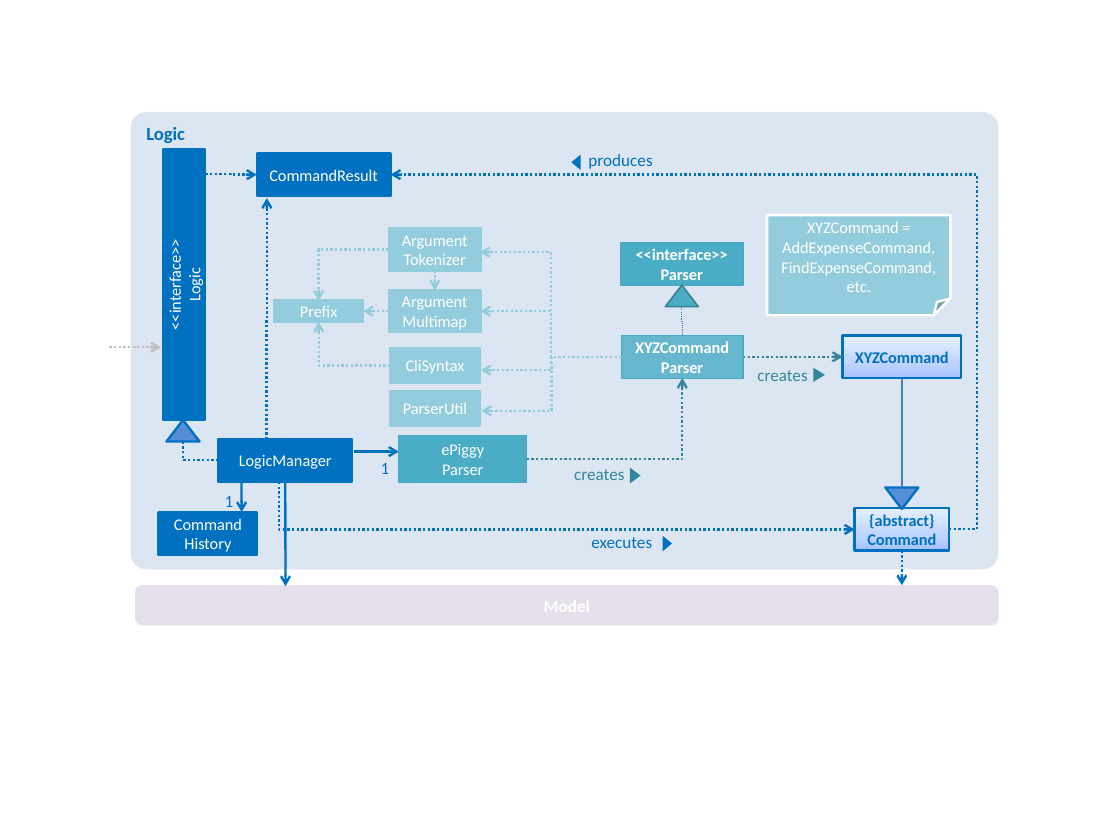
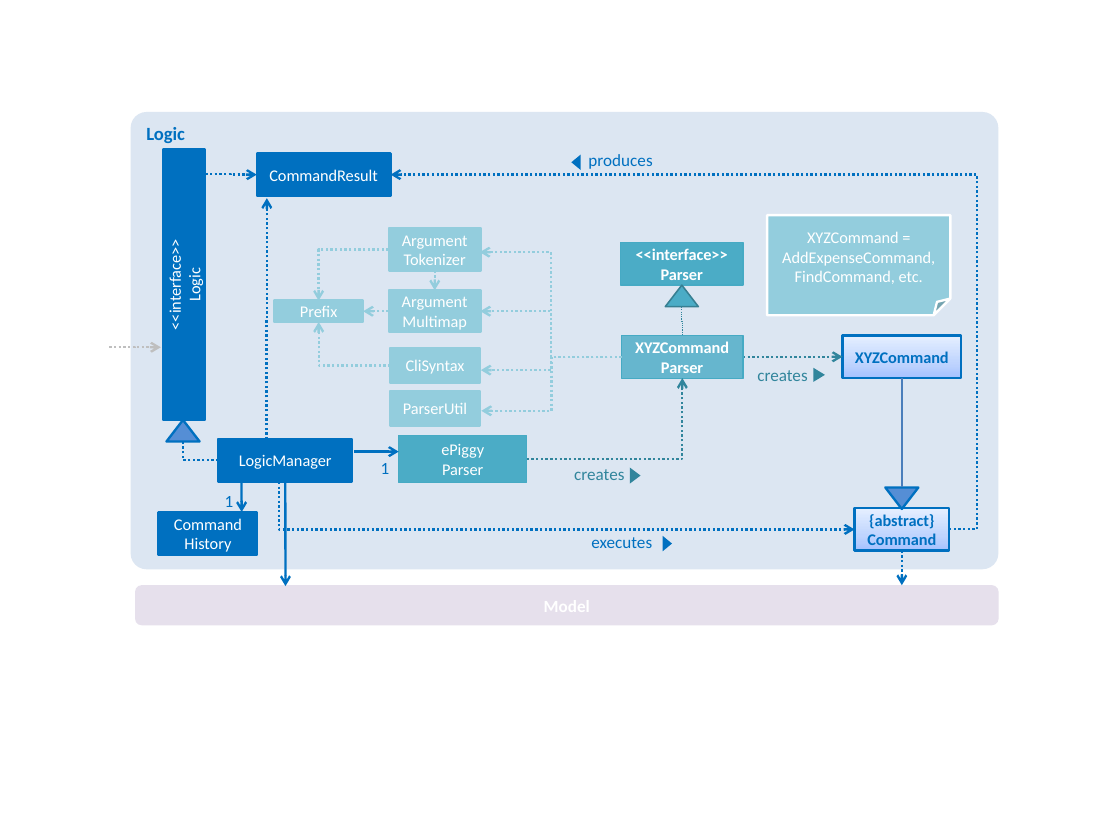
Before and after one commit to tehwenyi/main, a slide deck: slide 1 of docs/diagrams/LogicComponentClassDiagram.pptx. Drawn at 1120x840 pixels with LibreOffice and Linux fonts; fonts in the diff are those of the drawing. Boxes give left, top, right and bottom in pixels: in the first picture for what was removed or moved away, otherwise in the second. Text is boxed around its words. In the diff, an @@ line names an element or a change of style, - is before the commit and + after.

```diff
--- a/docs/diagrams/LogicComponentClassDiagram.pptx
+++ b/docs/diagrams/LogicComponentClassDiagram.pptx
@@ text in folded corner at (782, 232, 935, 284): text changed @@
-XYZCommand = AddExpenseCommand, FindExpenseCommand, etc.
+XYZCommand = AddExpenseCommand, FindCommand, etc.
```
Also in this commit, not shown: 1 other file.
